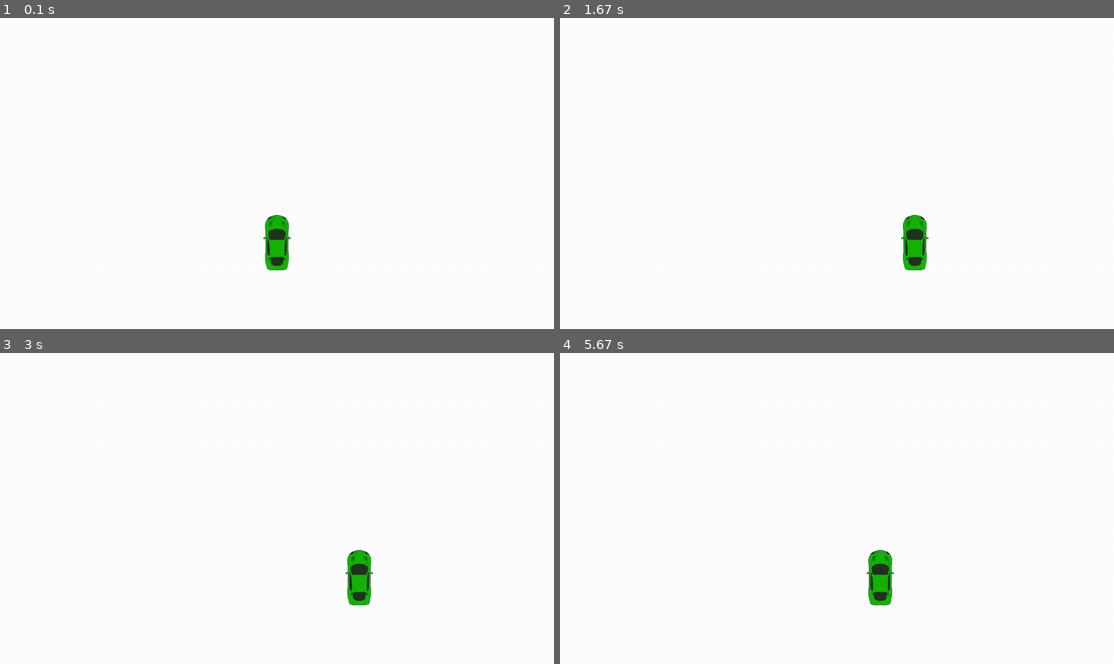
Above: before the commit, frames 1-4 (two rows, left to right).
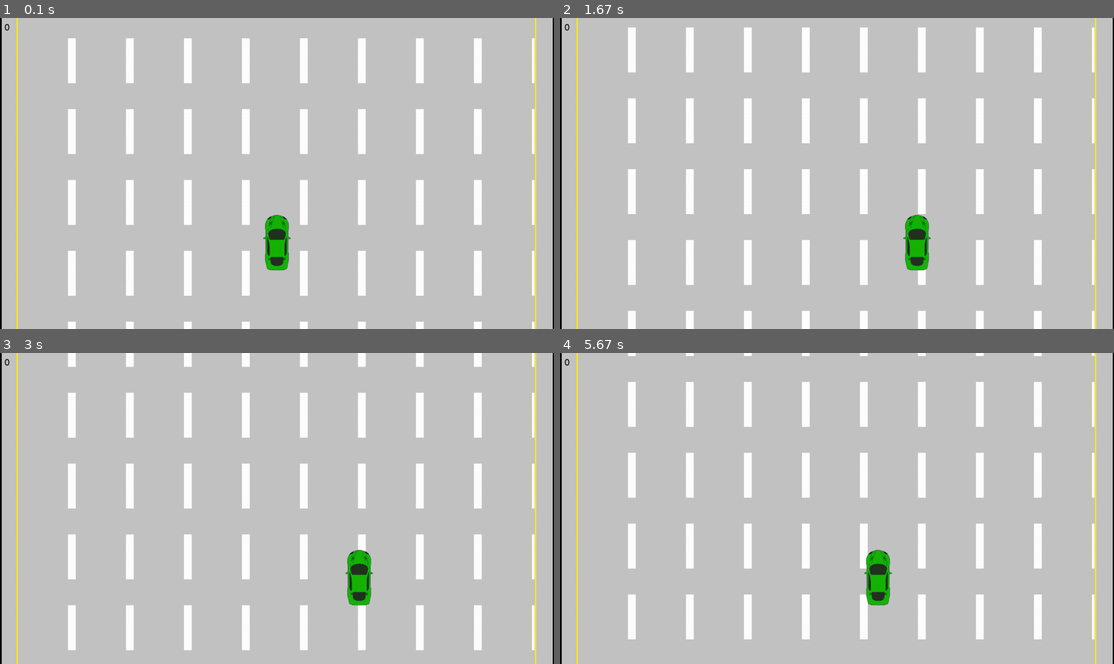
Above: after the commit, the same moments.

Repository: ronrothjr/battleship
Game: pygame game, started from tutorials/scroller/scroller.py
The game is run twice, just before and just after one commit, with the same random seed, the same clock (stepped at 60 frames per second) and the same inputs.
Inputs:
- Up to frame 1 (0.1 s): no input
- Up to frame 2 (1.67 s): hold Right 0.33-0.8 s; hold Right 0.83-1.3 s; hold Left from 1.33 s (still down)
- Up to frame 3 (3 s): release Left at 1.87 s; hold Left 1.9-2.3 s; hold Right 2.33-2.97 s
- Up to frame 4 (5.67 s): hold Left 3-3.47 s; hold Right 3.5-3.97 s; hold Right 4-4.47 s; hold Left 4.5-5.03 s; hold Left 5.07-5.47 s; hold Right from 5.5 s (still down)

The runs differ from the first frame. In frame 1, 92% of the frame differs, in the area x 0-100%, y 0-100%; in frame 2, 92%; in frame 3, 92%; in frame 4, 93%.

Commit message:
scroller with scrolling bg, score, sound, collision, and game over

Diff:
--- a/tutorials/scroller/scroller.py
+++ b/tutorials/scroller/scroller.py
@@ -1,5 +1,5 @@
 #pylint:disable=E0602
-import pygame, sys, os, random
+import pygame, sys, os, random, time
 from pygame.locals import *
 
 abspath = os.path.abspath(__file__)
@@ -20,9 +20,36 @@
 info = pygame.display.Info()
 SCREEN_WIDTH = info.current_w
 SCREEN_HEIGHT = info.current_h
+SPEED = 5
+SCORE = 0
+
+font = pygame.font.SysFont("Verdana", 60)
+font_small = pygame.font.SysFont("Verdana", 20)
+game_over = font.render("Game Over", True, BLACK)
+background = pygame.image.load("AnimatedStreet.png")
+
+def makeTiledImage( image, width, height ):
+    x_cursor = 0
+    y_cursor = 0
+
+    tiled_image = pygame.Surface( ( width, height + (164 * 2) ) )
+    while ( y_cursor < height + image.get_height() ):
+        while ( x_cursor < width ):
+            tiled_image.blit( image, ( x_cursor, y_cursor ) )
+            x_cursor += image.get_width()
+        y_cursor += image.get_height()
+        x_cursor = 0
+    return tiled_image
+
 DISPLAYSURF = pygame.display.set_mode((SCREEN_WIDTH, SCREEN_HEIGHT), pygame.NOFRAME | pygame.FULLSCREEN | pygame.RESIZABLE)
 DISPLAYSURF.fill(WHITE)
 pygame.display.set_caption("Game")
+
+tile_image = pygame.image.load('pavement_tile.png').convert_alpha()
+background = makeTiledImage( tile_image, SCREEN_WIDTH - 86, SCREEN_HEIGHT )
+left_shoulder = pygame.image.load('left_shoulder.png').convert_alpha()
+right_shoulder = pygame.image.load('right_shoulder.png').convert_alpha()
+tile_height = 164
 
 class Enemy(pygame.sprite.Sprite):
       def __init__(self):
@@ -32,13 +59,12 @@
         self.rect.center=(random.randint(40,SCREEN_WIDTH-40),0)
 
       def move(self):
-        self.rect.move_ip(0,10)
+        global SCORE
+        self.rect.move_ip(0, SPEED)
         if (self.rect.bottom > SCREEN_HEIGHT):
+            SCORE += 1
             self.rect.top = 0
             self.rect.center = (random.randint(30, SCREEN_WIDTH-30), 0)
-
-      def draw(self, surface):
-        surface.blit(self.image, self.rect)
 
 
 class Player(pygame.sprite.Sprite):
@@ -48,7 +74,7 @@
         self.rect = self.image.get_rect()
         self.rect.center = (int(SCREEN_WIDTH / 2), SCREEN_HEIGHT - 200)
 
-    def update(self):
+    def move(self):
         pressed_keys = pygame.key.get_pressed()
        #if pressed_keys[K_UP]:
             #self.rect.move_ip(0, -5)
@@ -62,31 +88,57 @@
               if pressed_keys[K_RIGHT] or pressed_keys[K_d]:
                   self.rect.move_ip(5, 0)
 
-    def draw(self, surface):
-        surface.blit(self.image, self.rect)
-
-
 P1 = Player()
-ENEMIES = 5
 SPAWNTIME = 6000
 last_spawn_tick = 0
-enemies = []
+enemies = pygame.sprite.Group()
+all_sprites = pygame.sprite.Group()
+all_sprites.add(P1)
+
+tile_placement = 164 * -1
+
+INC_SPEED = pygame.USEREVENT + 1
+pygame.time.set_timer(INC_SPEED, 5000)
 
 while True:
     for event in pygame.event.get():
+        if event.type == INC_SPEED:
+              SPEED += 2
         if event.type == QUIT or event.type == KEYDOWN and event.key == K_ESCAPE:
             pygame.quit()
             sys.exit()
-    P1.update()
     now = pygame.time.get_ticks()
     if now - last_spawn_tick >= SPAWNTIME:
         last_spawn_tick = pygame.time.get_ticks()
-        enemies.append(Enemy())
-    [e.move() for e in enemies]
+        enemy = Enemy()
+        enemies.add(enemy)
+        all_sprites.add(enemy)
+    DISPLAYSURF.fill(WHITE)
+    DISPLAYSURF.blit(left_shoulder, (0,0))
+    DISPLAYSURF.blit(background, (41, tile_placement))
+    tile_placement += 5
+    if tile_placement > 0:
+        tile_placement = 164 * -1
+    DISPLAYSURF.blit(right_shoulder, (SCREEN_WIDTH - 45,0))
+    scores = font_small.render(str(SCORE), True, BLACK)
+    DISPLAYSURF.blit(scores, (10,10))
+    for entity in all_sprites:
+        DISPLAYSURF.blit(entity.image, entity.rect)
+        entity.move()
+    if pygame.sprite.spritecollideany(P1, enemies):
+        pygame.mixer.Sound('crash.wav').play()
+        time.sleep(0.5)
+        DISPLAYSURF.fill(RED)
+        DISPLAYSURF.blit(game_over, ( int(SCREEN_WIDTH / 2) - 150, int(SCREEN_HEIGHT / 2) - 80) )
+        final_score = font.render(f"Final Score: {SCORE}", True, BLACK)
+        DISPLAYSURF.blit(final_score, ( int(SCREEN_WIDTH / 2) - 200, int(SCREEN_HEIGHT / 2) + 100) )
+        pygame.display.update()
+        for entity in all_sprites:
+            entity.kill()
+        time.sleep(2)
+        pygame.quit()
+        sys.exit()
 
-    DISPLAYSURF.fill(WHITE)
-    P1.draw(DISPLAYSURF)
-    [e.draw(DISPLAYSURF) for e in enemies]
 
     pygame.display.update()
     FramePerSec.tick(FPS)
Binary file added: tutorials/scroller/AnimatedStreet.png
Binary file added: tutorials/scroller/left_shoulder.png
Binary file added: tutorials/scroller/pavement_tile.png
Binary file added: tutorials/scroller/right_shoulder.png
Not shown, added: tutorials/scroller/background.wav
Not shown, added: tutorials/scroller/crash.wav
